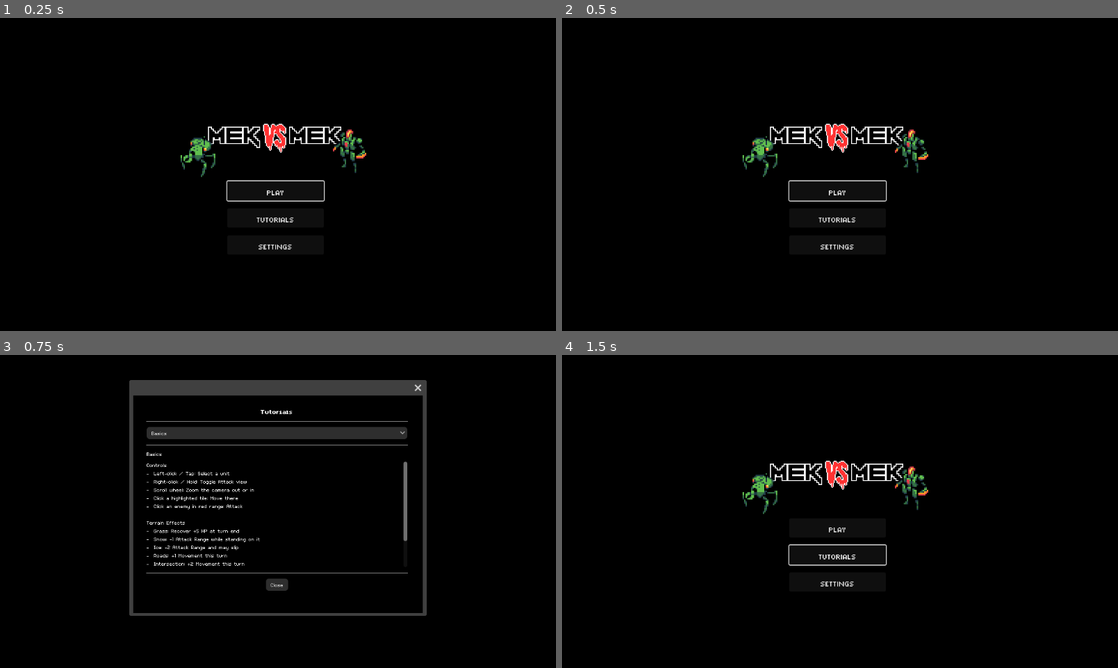
Above: before the commit, frames 1-4 (two rows, left to right).
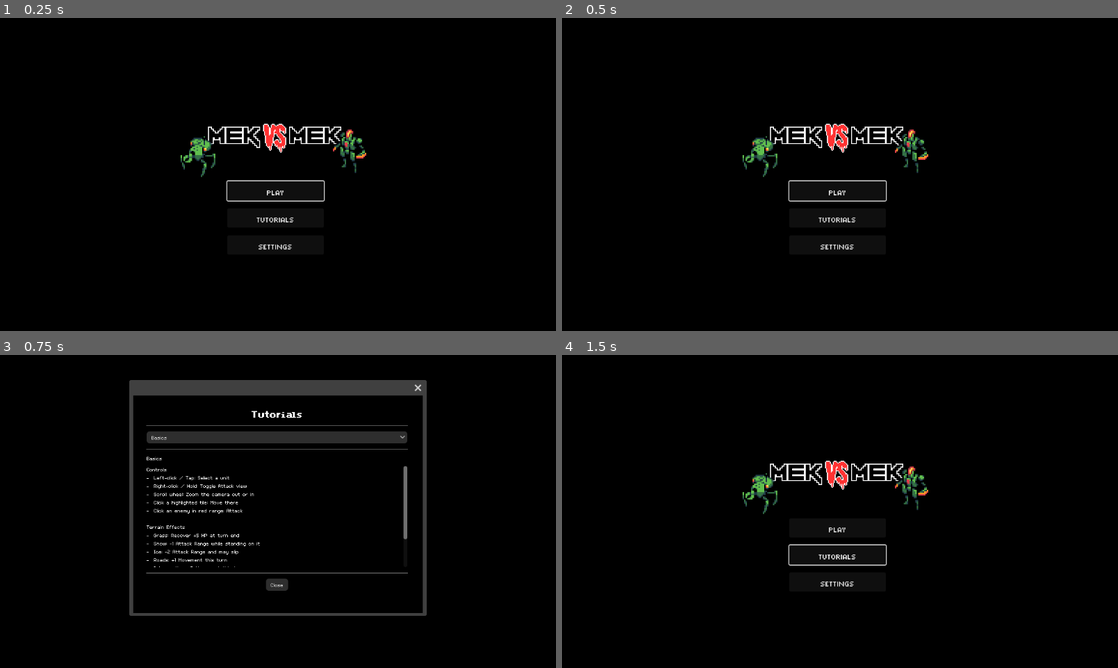
Above: after the commit, the same moments.

Repository: Tekknobot/Terrain
Game: Godot game, scene res://Scenes/TitleScreen.tscn
Two runs of this game, one before a commit and one after it. Both use one fixed random seed, a clock stepped at 60 frames per second and the inputs below. Sound files missing from this copy of the repository are replaced by a short silence.
Inputs:
- Up to frame 1 (0.25 s): no input
- Up to frame 2 (0.5 s): no input
- Up to frame 3 (0.75 s): click "Tutorials" at 0.5 s
- Up to frame 4 (1.5 s): click "Settings" at 1.25 s

Frames 1-2 are identical in both runs. In frame 3, 3.8% of the frame differs, in the area x 26-74%, y 17-68%; in frame 4, nothing differs.

Commit message:
Clean up arc trails.

Diff:
--- a/Scripts/Conclusion.gd
+++ b/Scripts/Conclusion.gd
@@ -25,7 +25,7 @@
 	if defeat_window == null:
 		defeat_window = _build_defeat_window(
 			"res://Fonts/magofonts/mago1.ttf", 16,   # body font
-			"res://Fonts/magofonts/mago3.ttf", 24    # heading font
+			"res://Fonts/magofonts/mago3.ttf", 32    # heading font
 		)
 		add_child(defeat_window)
 
--- a/Scripts/MusicManager.gd
+++ b/Scripts/MusicManager.gd
@@ -1,26 +1,32 @@
 extends Node
 
-# Music player node
+# --- Player & playlist ---
 var player: AudioStreamPlayer
 var playlist: Array[AudioStream] = []
 var current_track_index := 0
 var rng := RandomNumberGenerator.new()
 
-# === NEW: user-facing settings ===
+# --- User-facing state (mirrors Settings panel) ---
 @export_range(0.0, 1.0, 0.01)
 var volume_linear: float = 1.0
 var muted: bool = false
 
+# --- Persistence ---
 const SETTINGS_PATH := "user://settings.cfg"
-const SETTINGS_SECTION := "audio"
+const SECTION := "audio"
+const KEY_VOL := "music"          # matches your Settings UI
+const KEY_MUTED := "music_muted"  # matches your Settings UI
 
-func _ready():
+func _ready() -> void:
 	rng.randomize()
 
 	player = AudioStreamPlayer.new()
+	# Optional: route to a "Music" bus you created in the Project Settings
+	# player.bus = "Music"
 	add_child(player)
 	player.finished.connect(_on_player_finished)
 
+	# Build your playlist (keep your paths)
 	playlist = [
 		preload("res://Audio/Music/Faded.mp3"),
 		preload("res://Audio/Music/Future.mp3"),
@@ -33,19 +39,22 @@
 	if not playlist.is_empty():
 		current_track_index = rng.randi_range(0, playlist.size() - 1)
 
-	# === NEW: load saved settings before playing
+	# Load settings before starting any playback
 	_load_settings()
 	_apply_volume()
 
 	play_current_track()
 
-func play_current_track():
+# -----------------------
+# Playback
+# -----------------------
+func play_current_track() -> void:
 	if playlist.is_empty():
 		return
 	player.stream = playlist[current_track_index]
 	player.play()
 
-func _on_player_finished():
+func _on_player_finished() -> void:
 	current_track_index = _pick_next_index_no_repeat()
 	play_current_track()
 
@@ -57,7 +66,9 @@
 		next_index = rng.randi_range(0, playlist.size() - 1)
 	return next_index
 
-# === NEW: volume/mute helpers ===
+# -----------------------
+# Public API used by Settings window
+# -----------------------
 func set_volume_linear(v: float) -> void:
 	volume_linear = clamp(v, 0.0, 1.0)
 	_apply_volume()
@@ -69,11 +80,22 @@
 func set_muted(m: bool) -> void:
 	muted = m
 	_apply_volume()
+	# If we’re unmuting and nothing is playing (web can suspend), resume
+	if not muted:
+		if not player.stream and not playlist.is_empty():
+			player.stream = playlist[current_track_index]
+		if player.stream and not player.playing:
+			# Web nicety: re-play from current pos to “wake” audio contexts
+			var pos = max(0.0, player.get_playback_position())
+			player.play(pos)
 	_save_settings()
 
 func is_muted() -> bool:
 	return muted
 
+# -----------------------
+# Internals
+# -----------------------
 func _apply_volume() -> void:
 	if not player:
 		return
@@ -84,15 +106,14 @@
 
 func _save_settings() -> void:
 	var cfg := ConfigFile.new()
-	# Ignore load errors; we’ll just overwrite
-	cfg.load(SETTINGS_PATH)
-	cfg.set_value(SETTINGS_SECTION, "volume", volume_linear)
-	cfg.set_value(SETTINGS_SECTION, "muted", muted)
+	cfg.load(SETTINGS_PATH)  # ignore error; we’ll overwrite
+	cfg.set_value(SECTION, KEY_VOL, volume_linear)
+	cfg.set_value(SECTION, KEY_MUTED, muted)
 	cfg.save(SETTINGS_PATH)
 
 func _load_settings() -> void:
 	var cfg := ConfigFile.new()
-	var err := cfg.load(SETTINGS_PATH)
-	if err == OK:
-		volume_linear = float(cfg.get_value(SETTINGS_SECTION, "volume", 1.0))
-		muted = bool(cfg.get_value(SETTINGS_SECTION, "muted", false))
+	if cfg.load(SETTINGS_PATH) == OK:
+		# Defaults are safe: full volume, not muted
+		volume_linear = float(cfg.get_value(SECTION, KEY_VOL, 1.0))
+		muted = bool(cfg.get_value(SECTION, KEY_MUTED, false))
--- a/Scripts/TileMap.gd
+++ b/Scripts/TileMap.gd
@@ -2339,7 +2339,7 @@
 	if back_confirm_window == null:
 		back_confirm_window = _build_back_confirm_window(
 			"res://Fonts/magofonts/mago1.ttf", 16,
-			"res://Fonts/magofonts/mago3.ttf", 22
+			"res://Fonts/magofonts/mago3.ttf", 32
 		)
 		add_child(back_confirm_window)
 	back_confirm_window.popup_centered()
--- a/Scripts/TitleScreen.gd
+++ b/Scripts/TitleScreen.gd
@@ -53,7 +53,7 @@
 	if tutorials_window == null:
 		tutorials_window = _build_tutorials_window(
 			"res://Fonts/magofonts/mago1.ttf", 16,
-			"res://Fonts/magofonts/mago3.ttf", 20
+			"res://Fonts/magofonts/mago3.ttf", 32
 		)
 		add_child(tutorials_window)
 	tutorials_window.popup_centered()
@@ -410,7 +410,7 @@
 	if settings_window == null:
 		settings_window = _build_settings_window(
 			"res://Fonts/magofonts/mago1.ttf", 16,
-			"res://Fonts/magofonts/mago3.ttf", 20
+			"res://Fonts/magofonts/mago3.ttf", 32
 		)
 		add_child(settings_window)
 	settings_window.popup_centered()
@@ -522,7 +522,7 @@
 	mute.text = "Mute music"
 	mute.add_theme_constant_override("margin_left", 8)
 	mute.add_theme_constant_override("margin_right", 8)
-	mute.button_pressed = _cfg_get("audio", "music_muted", MusicManager.is_muted())
+	mute.button_pressed = _cfg_get("audio", "music_muted", false)
 	mute.toggled.connect(func(on):
 		MusicManager.set_muted(on)
 		_cfg_set("audio", "music_muted", on)
@@ -620,7 +620,7 @@
 	root.add_child(close)
 
 	# Apply saved settings now
-	_apply_settings_from_cfg()
+	_apply_settings_from_cfg(false, false)
 
 	return win
 
@@ -695,46 +695,54 @@
 	cfg.set_value(section, key, val)
 	cfg.save(SETTINGS_PATH)
 
-func _apply_settings_from_cfg() -> void:
-	# Audio
-	var master := float(_cfg_get("audio", "master", _get_bus_volume_linear("Master")))
-	_set_bus_volume_linear("Master", master)
-	var music := float(_cfg_get("audio", "music", MusicManager.get_volume_linear()))
-	MusicManager.set_volume_linear(music)
-	var sfx := float(_cfg_get("audio", "sfx", _get_bus_volume_linear("SFX")))
-	_set_bus_volume_linear("SFX", sfx)
-	MusicManager.set_muted(bool(_cfg_get("audio", "music_muted", MusicManager.is_muted())))
-
-	# Video
-	var wm := int(_cfg_get("video", "window_mode", 2))
-	match wm:
-		0:
-			DisplayServer.window_set_mode(DisplayServer.WINDOW_MODE_WINDOWED)
-			DisplayServer.window_set_flag(DisplayServer.WINDOW_FLAG_BORDERLESS, false)
-		1:
-			DisplayServer.window_set_mode(DisplayServer.WINDOW_MODE_WINDOWED)
-			DisplayServer.window_set_flag(DisplayServer.WINDOW_FLAG_BORDERLESS, true)
-		2:
-			DisplayServer.window_set_mode(DisplayServer.WINDOW_MODE_FULLSCREEN)
-
-	var res_idx := int(_cfg_get("video", "resolution_idx", 2))
-	var resolutions := PackedStringArray(["1280 x 720","1600 x 900","1920 x 1080","2560 x 1440"])
-	res_idx = clamp(res_idx, 0, resolutions.size()-1)
-	var parts := resolutions[res_idx].split(" x ")
-	if parts.size() == 2:
-		DisplayServer.window_set_size(Vector2i(int(parts[0]), int(parts[1])))
-
-	var vs := bool(_cfg_get("video", "vsync", true))
-	if vs:
-		DisplayServer.window_set_vsync_mode(DisplayServer.VSYNC_ENABLED)
-	else:
-		DisplayServer.window_set_vsync_mode(DisplayServer.VSYNC_DISABLED)
-
-	Engine.max_fps = int(_cfg_get("video", "max_fps", 0))
-
-	# Gameplay / UI
+# 1) Add a flag to control whether to apply Video settings
+# Replace your current signature/body with this
+func _apply_settings_from_cfg(apply_audio: bool = true, apply_video: bool = true) -> void:
+	# Audio (guarded)
+	if apply_audio:
+		var master := float(_cfg_get("audio", "master", _get_bus_volume_linear("Master")))
+		_set_bus_volume_linear("Master", master)
+		var music := float(_cfg_get("audio", "music", MusicManager.get_volume_linear()))
+		MusicManager.set_volume_linear(music)
+
+		# IMPORTANT: default = false so merely opening the window never mutes
+		var muted := bool(_cfg_get("audio", "music_muted", false))
+		MusicManager.set_muted(muted)
+
+		var sfx := float(_cfg_get("audio", "sfx", _get_bus_volume_linear("SFX")))
+		_set_bus_volume_linear("SFX", sfx)
+
+	# Video (guarded)
+	if apply_video:
+		var wm := int(_cfg_get("video", "window_mode", 2))
+		match wm:
+			0:
+				DisplayServer.window_set_mode(DisplayServer.WINDOW_MODE_WINDOWED)
+				DisplayServer.window_set_flag(DisplayServer.WINDOW_FLAG_BORDERLESS, false)
+			1:
+				DisplayServer.window_set_mode(DisplayServer.WINDOW_MODE_WINDOWED)
+				DisplayServer.window_set_flag(DisplayServer.WINDOW_FLAG_BORDERLESS, true)
+			2:
+				DisplayServer.window_set_mode(DisplayServer.WINDOW_MODE_FULLSCREEN)
+
+		var res_idx := int(_cfg_get("video", "resolution_idx", 2))
+		var resolutions := PackedStringArray(["1280 x 720","1600 x 900","1920 x 1080","2560 x 1440"])
+		res_idx = clamp(res_idx, 0, resolutions.size()-1)
+		var parts := resolutions[res_idx].split(" x ")
+		if parts.size() == 2:
+			DisplayServer.window_set_size(Vector2i(int(parts[0]), int(parts[1])))
+
+		var vs := bool(_cfg_get("video", "vsync", true))
+		if vs:
+			DisplayServer.window_set_vsync_mode(DisplayServer.VSYNC_ENABLED)
+		else:
+			DisplayServer.window_set_vsync_mode(DisplayServer.VSYNC_DISABLED)
+
+		Engine.max_fps = int(_cfg_get("video", "max_fps", 0))
+
+	# Gameplay / UI (unchanged)
 	var sens := int(_cfg_get("gameplay", "mouse_sens", 100))
-	_cfg_set("gameplay", "mouse_sens", sens) # ensure exists
+	_cfg_set("gameplay", "mouse_sens", sens)
 	get_tree().root.content_scale_factor = float(_cfg_get("ui", "scale_percent", 100)) / 100.0
 	var locale_idx := int(_cfg_get("ui", "locale_idx", 0))
 	var locales := PackedStringArray(["en","fr","es","de"])
--- a/Scripts/Unit.gd
+++ b/Scripts/Unit.gd
@@ -55,6 +55,24 @@
 static var web_grid: Array = []
 
 var _rounds_elapsed: int = 0
+
+var _active_arc_lines: Array[Line2D] = []
+
+func _register_arc_line(line: Line2D) -> void:
+	if line == null: return
+	_active_arc_lines.append(line)
+	# tag so we can find them if needed
+	line.set_meta("arc_owner_id", unit_id)
+
+func _cleanup_arc_trails() -> void:
+	for l in _active_arc_lines:
+		if is_instance_valid(l):
+			l.queue_free()
+	_active_arc_lines.clear()
+
+func _exit_tree() -> void:
+	# safety: if the unit leaves the tree for any reason, nuke its trails
+	_cleanup_arc_trails()
 
 # Ensure web_grid is initialized once
 func _init():
@@ -582,6 +600,7 @@
 
 	_spawn_burst(death_scene, death_tile)
 
+	_cleanup_arc_trails()   # <-- add this
 	queue_free()
 
 	if tilemap.selected_unit == self:
